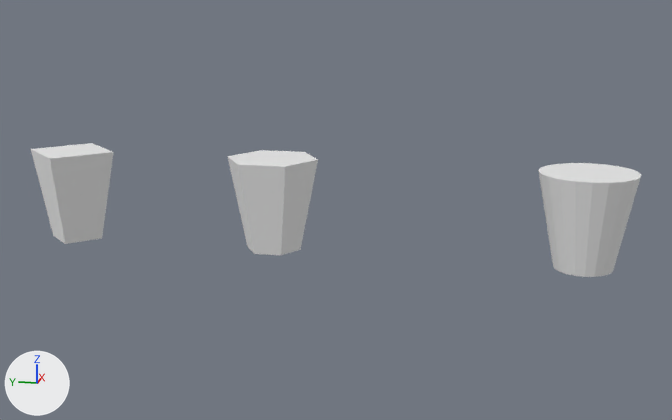
What one commit did to the Blender file Blender/spawner_hexa.blend.
Both versions are drawn from a 50 mm lens placed at (-18.97, -5.16, 5.65), pointed at (0.07, -1.35, 0.9). Lighting does not change. The marker at lower left points along +X, +Y and +Z.

In view in the first picture: 'HexaSpawner.001', 'Icosa', 'TetraSpawner'.
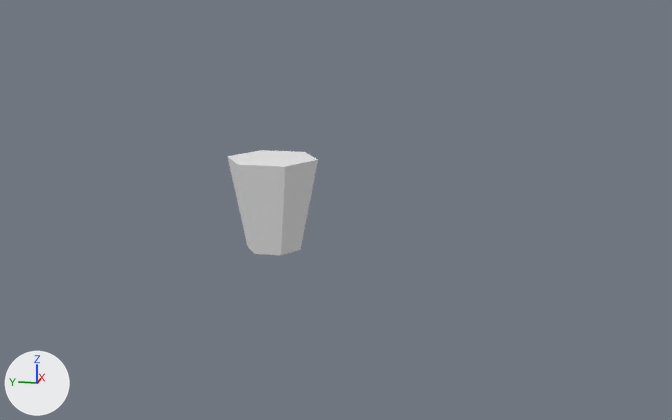
Where the change shows, as pixel boxes (x1, y1, x2, y2) in the pictures (672 x 420 px):
'Icosa', deleted: before (538, 163, 641, 277)
'TetraSpawner', deleted: before (31, 143, 114, 244)

The change, as a list of edits to the scene's bpy script:
```text
Remove ob_tetraspawner:
    ob_tetraspawner = bpy.data.objects.new('TetraSpawner', me_cylinder_006)
    ob_tetraspawner.location = (0.01, 4.65, 0.99)
Remove ob_icosa:
    ob_icosa = bpy.data.objects.new('Icosa', me_cylinder_004)
    ob_icosa.location = (0.0, -6.54, 0.94)
```
